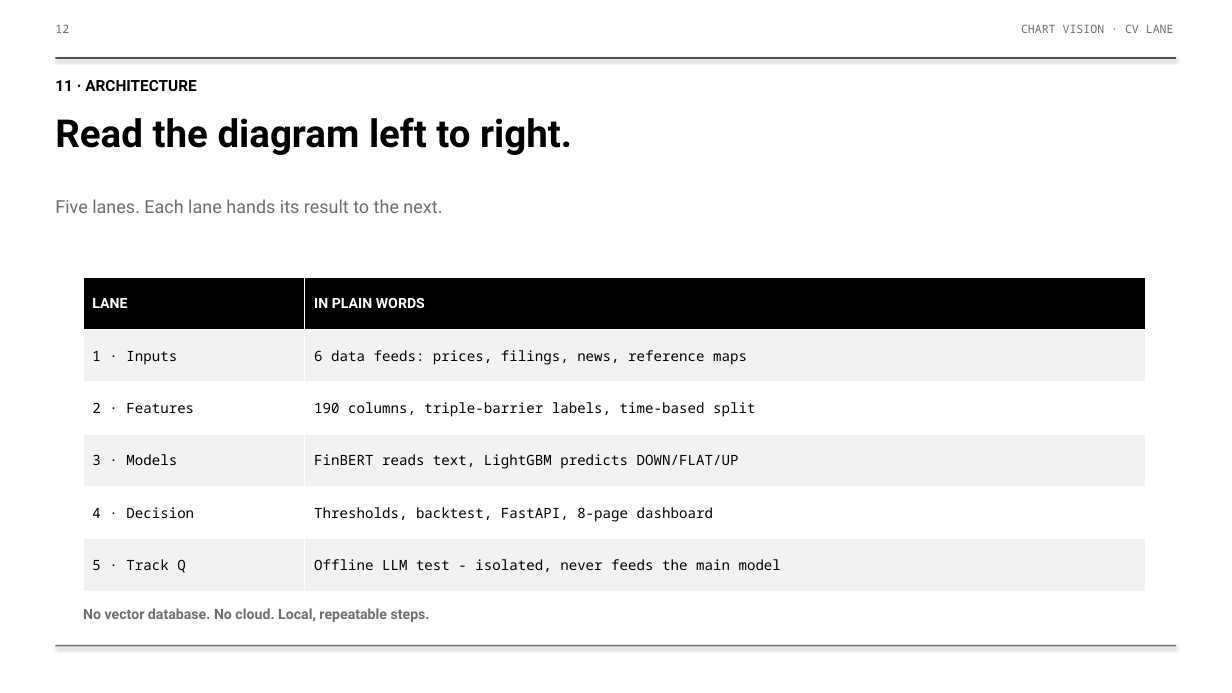
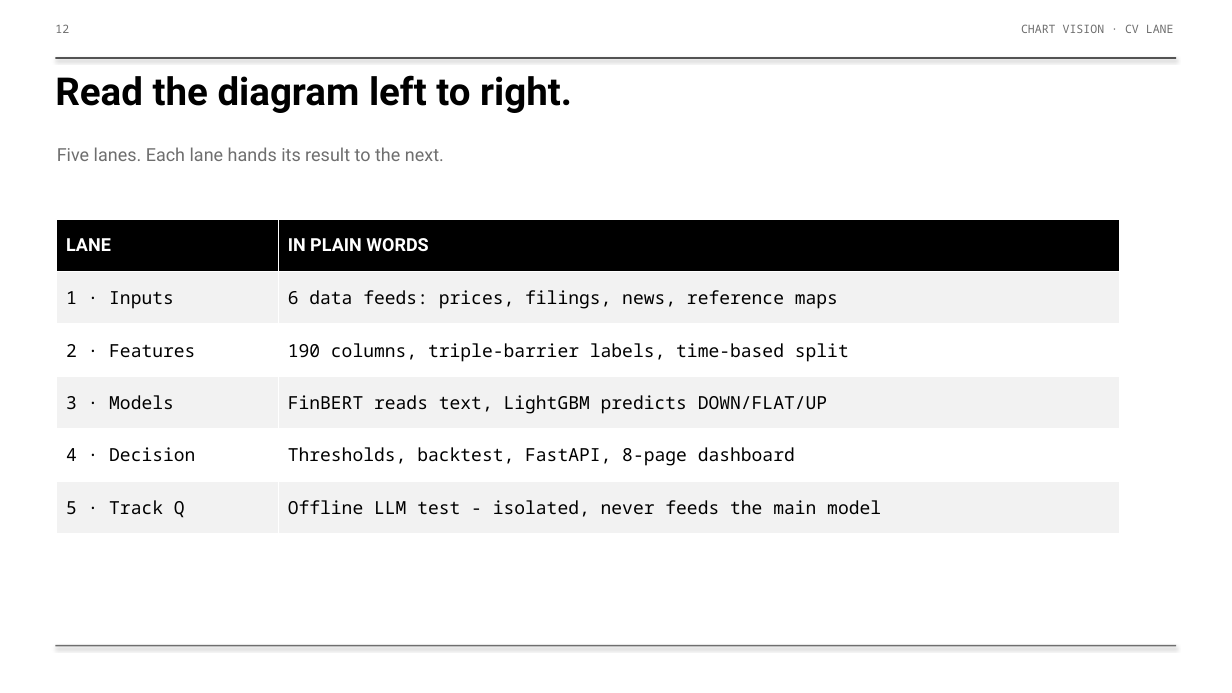
Before and after one commit to DharmilG/Stock-Direction-Predictor, a slide deck: slide 4 of CV/slides/Chart_Vision_Review.pptx (slide 12 before the commit). Drawn at 1232x693 pixels with LibreOffice and Linux fonts; fonts in the diff are those of the drawing. Boxes give left, top, right and bottom in pixels: in the first picture for what was removed or moved away, otherwise in the second. Text is boxed around its words. In the diff, an @@ line names an element or a change of style, - is before the commit and + after.

```diff
--- a/CV/slides/Chart_Vision_Review.pptx
+++ b/CV/slides/Chart_Vision_Review.pptx
@@ text "Read the diagram left to ...": place and size @@
-text "Read the diagram left to ..." at <box>55,117,572,155</box>
+text "Read the diagram left to ..." at <box>55,75,572,113</box>
@@ text removed at <box>55,80,197,91</box> @@
-11 · ARCHITECTURE
@@ text "Five lanes. Each lane hands ...": place and size @@
-text "Five lanes. Each lane hands ..." at <box>55,199,442,213</box>
+text "Five lanes. Each lane hands ..." at <box>57,147,444,161</box>
@@ table at <box>56,219,1119,533</box> @@
@@ size 11 to 14 pt @@
@@ table: place and size @@
-table at <box>83,277,1146,592</box>
+table at <box>56,219,1119,533</box>
@@ text removed at <box>83,608,430,622</box> @@
-No vector database. No cloud. Local, repeatable steps.
```
Also in this commit, not shown: 13 other slides changed, 1 slide added, 1 slide removed, 1 other file.
